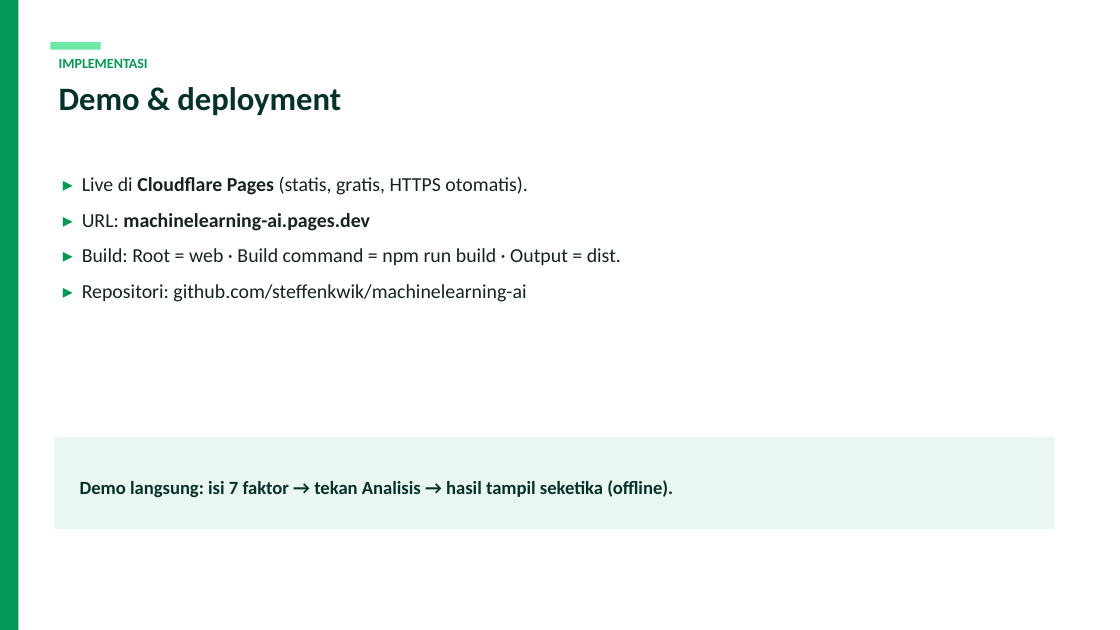
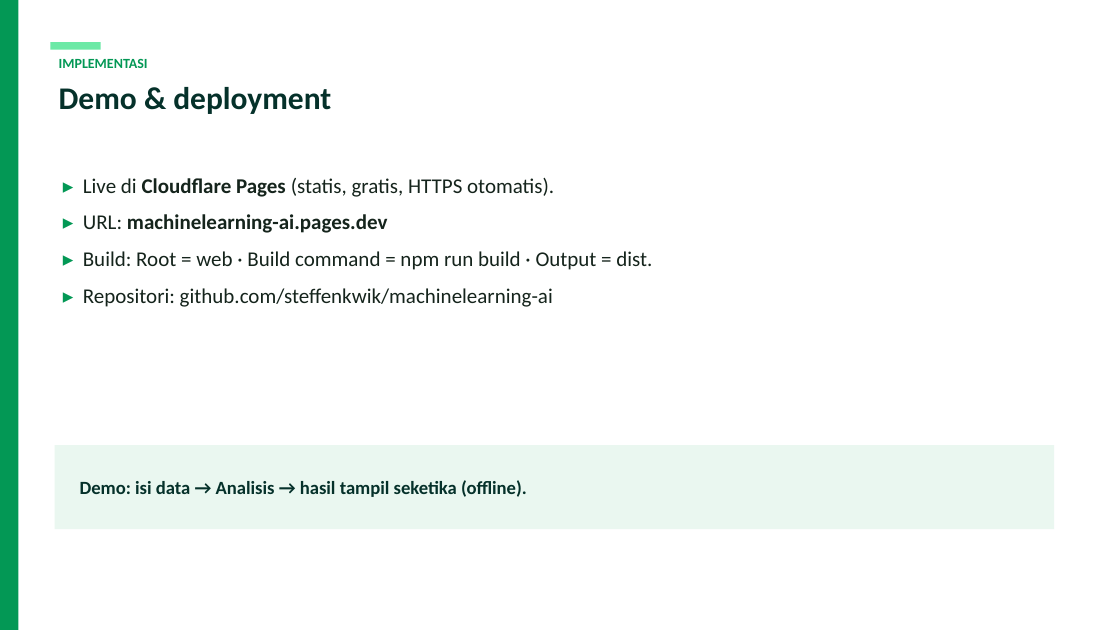
Before and after one commit to steffenkwik/machinelearning-ai, a slide deck: slide 16 of StuntCare_AI_Presentation.pptx (slide 13 before the commit). Drawn at 1120x630 pixels with LibreOffice and Linux fonts; fonts in the diff are those of the drawing. Boxes give left, top, right and bottom in pixels: in the first picture for what was removed or moved away, otherwise in the second. Text is boxed around its words. In the diff, an @@ line names an element or a change of style, - is before the commit and + after.

```diff
--- a/StuntCare_AI_Presentation.pptx
+++ b/StuntCare_AI_Presentation.pptx
@@ text "Demo & deployment" at bbox=[59, 87, 331, 114]: size 28 to 27 pt @@
@@ text "▸ Live di Cloudflare Pages ..." at bbox=[83, 178, 652, 307]: size 17 to 18 pt @@
@@ rectangle: place and size @@
-rectangle at bbox=[55, 437, 1054, 529]
+rectangle at bbox=[55, 445, 1054, 529]
@@ text at bbox=[80, 480, 527, 497]: text changed @@
-Demo langsung: isi 7 faktor → tekan Analisis → hasil tampil seketika (offline).
+Demo: isi data → Analisis → hasil tampil seketika (offline).
```
Also in this commit, not shown: 6 other slides changed, 10 slides added, 7 slides removed, 32 other files.
